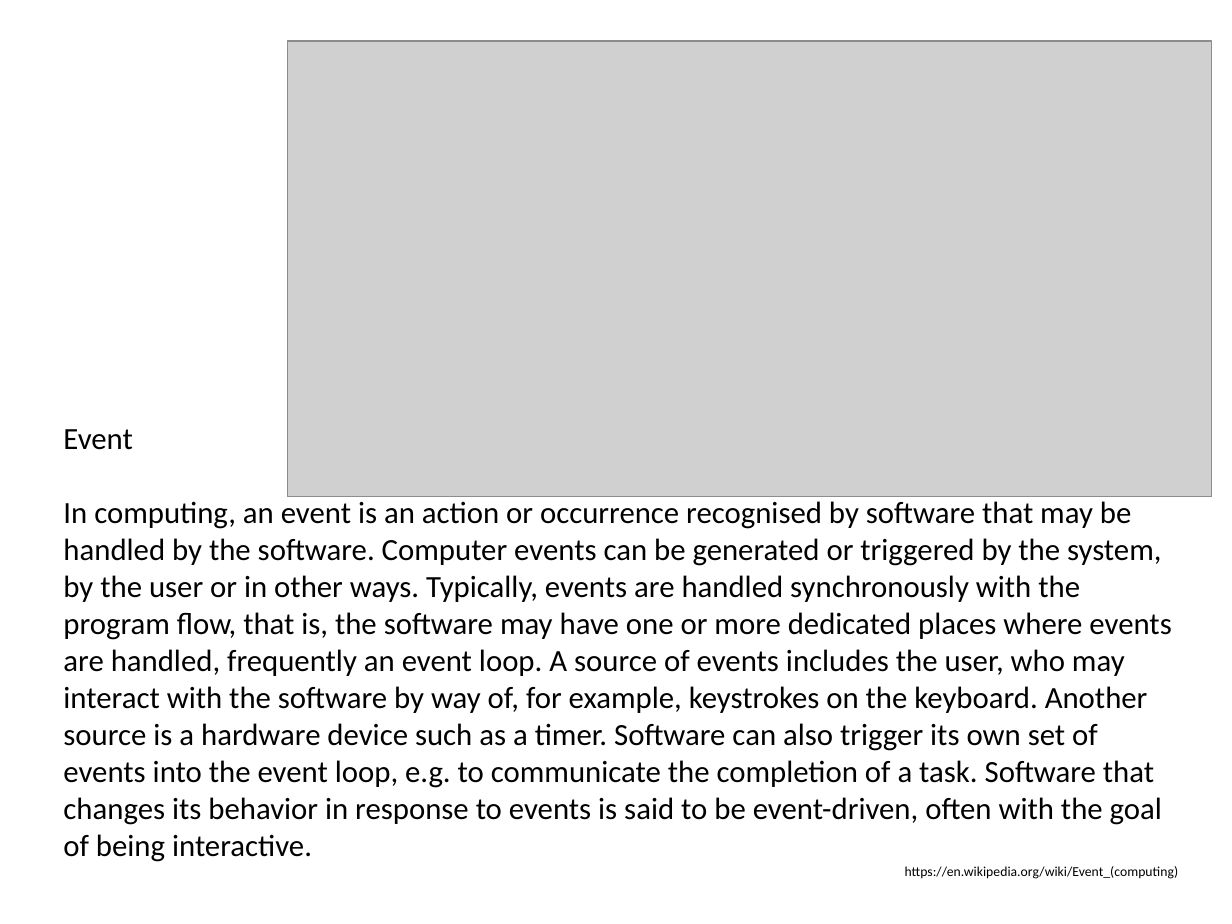
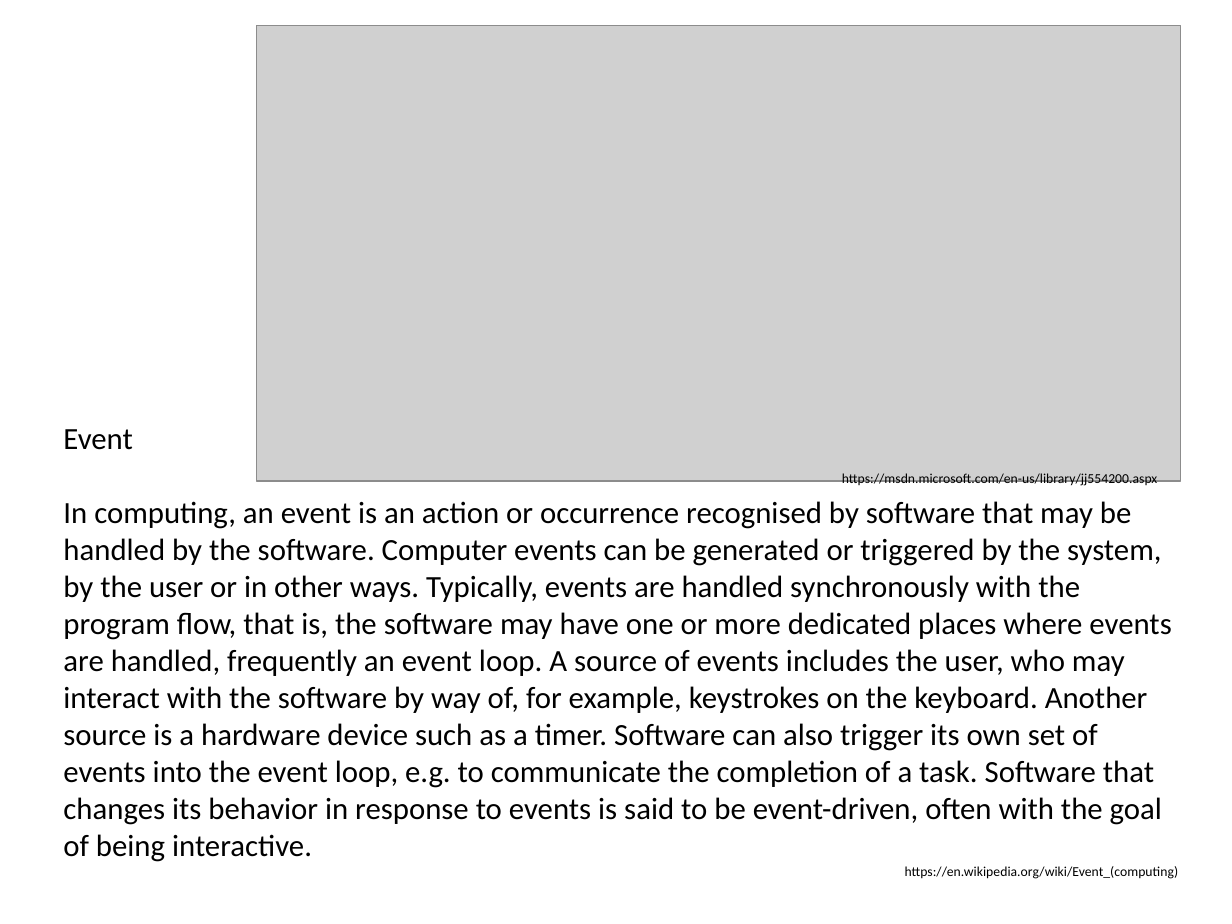
Before and after one commit to hotjk/translation, a slide deck: slide 20 of abstract.pptx (slide 21 before the commit). Drawn at 1232x924 pixels with LibreOffice and Linux fonts; fonts in the diff are those of the drawing; grey boxes stand for pictures. Boxes give left, top, right and bottom in pixels: in the first picture for what was removed or moved away, otherwise in the second. Text is boxed around its words. In the diff, an @@ line names an element or a change of style, - is before the commit and + after.

```diff
--- a/abstract.pptx
+++ b/abstract.pptx
@@ picture: place and size @@
-picture at (287,41,1211,496)
+picture at (256,25,1180,480)
@@ text added at (842,473,1158,487), 8 pt, text #000000 @@
+https://msdn.microsoft.com/en-us/library/jj554200.aspx
```
Also in this commit, not shown: 7 other slides changed, 3 slides added, 4 slides removed, 1 other file.
